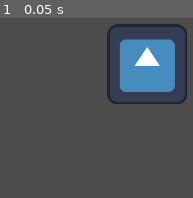
Above: before the commit, frame 1.
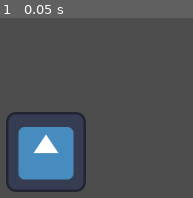
Above: after the commit, the same moment.

Repository: michaelharmonart/spaceships
Game: Godot game, scene res://assets/scenes/main.tscn
Two runs of this game, one before a commit and one after it. Both use one fixed random seed, a clock stepped at 60 frames per second and the inputs below. The engine's default icon, where the game draws it, is replaced by a stand-in: a white triangle on a blue panel in a dark square.
Inputs:
- Up to frame 1 (0.05 s): no input

The runs differ from the first frame. In frame 1, 22% of the frame differs, in the area x 3-97%, y 3-97%.

Commit message:
center sprite

Diff:
--- a/assets/scenes/main.tscn
+++ b/assets/scenes/main.tscn
@@ -7,5 +7,4 @@
 [node name="Camera2D" type="Camera2D" parent="."]
 
 [node name="Icon" type="Sprite2D" parent="."]
-position = Vector2(162, -140)
 texture = ExtResource("1_icbx7")
